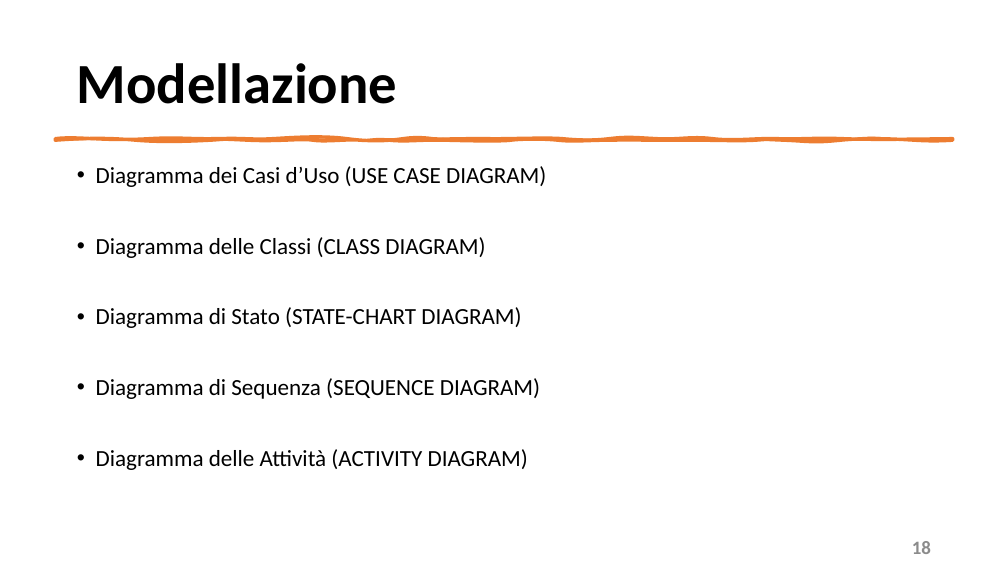
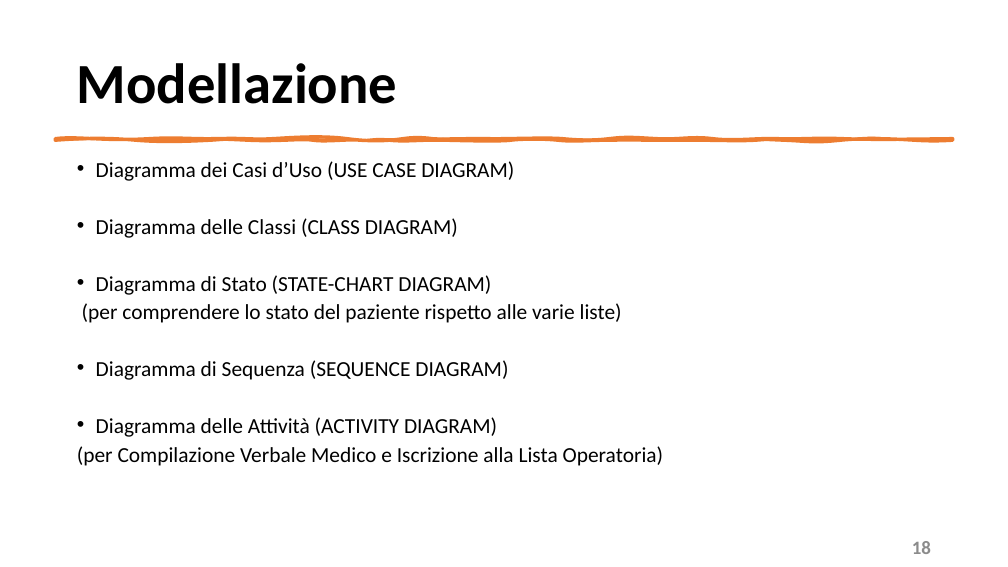
Before and after one commit to mangilimatteo/Progetto_Ingegneria_Software_Cattaneo_Mangili_Saini, a slide deck: slide 18 of Presentazione/Presentazione_Progetto.pptx. Drawn at 1008x567 pixels with LibreOffice and Linux fonts; fonts in the diff are those of the drawing. Boxes give left, top, right and bottom in pixels: in the first picture for what was removed or moved away, otherwise in the second. Text is boxed around its words. In the diff, an @@ line names an element or a change of style, - is before the commit and + after.

```diff
--- a/Presentazione/Presentazione_Progetto.pptx
+++ b/Presentazione/Presentazione_Progetto.pptx
@@ text at (96,161,514,437): size 22 to 20.4 pt in "Diagramma dei Casi d’Uso (USE CASE DIAGRAM)", "Diagramma delle Classi (CLASS DIAGRAM)", "Diagramma di Stato (STATE-CHART DIAGRAM)", "Diagramma di Sequenza (SEQUENCE DIAGRAM)" and 1 more places; line spacing 0.9 to 0.7 @@
@@ text at (82,303,622,323): paragraph added @@
+(per comprendere lo stato del paziente rispetto alle varie liste)
@@ text at (77,446,664,466): paragraph added @@
+(per Compilazione Verbale Medico e Iscrizione alla Lista Operatoria)
```
Also in this commit, not shown: 14 other slides changed.
